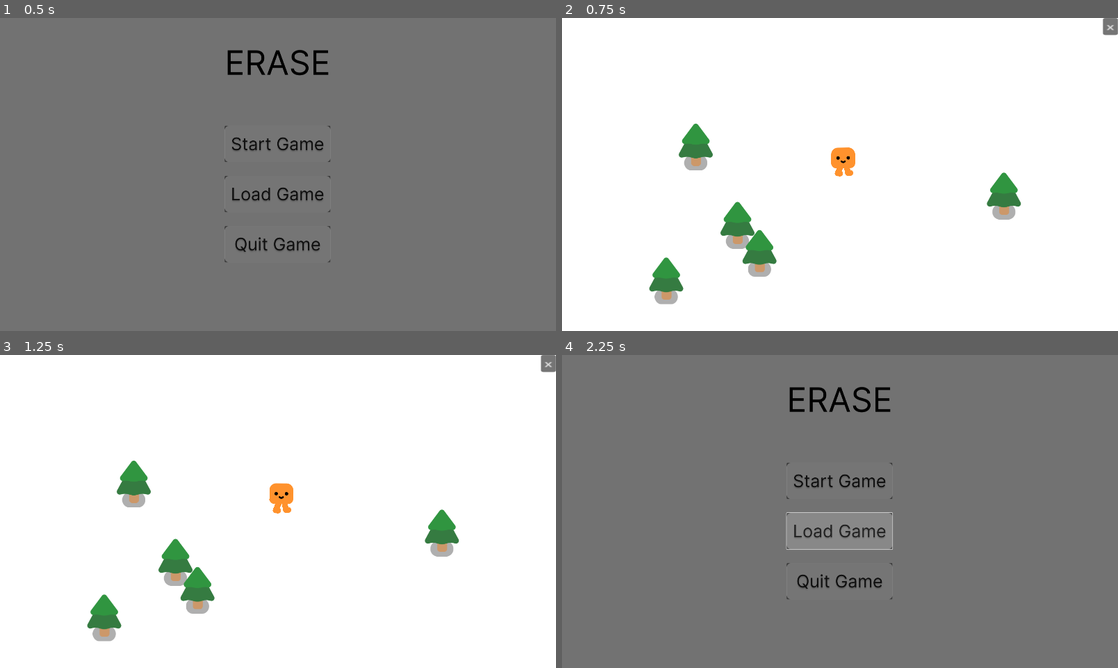
Above: before the commit, frames 1-4 (two rows, left to right).
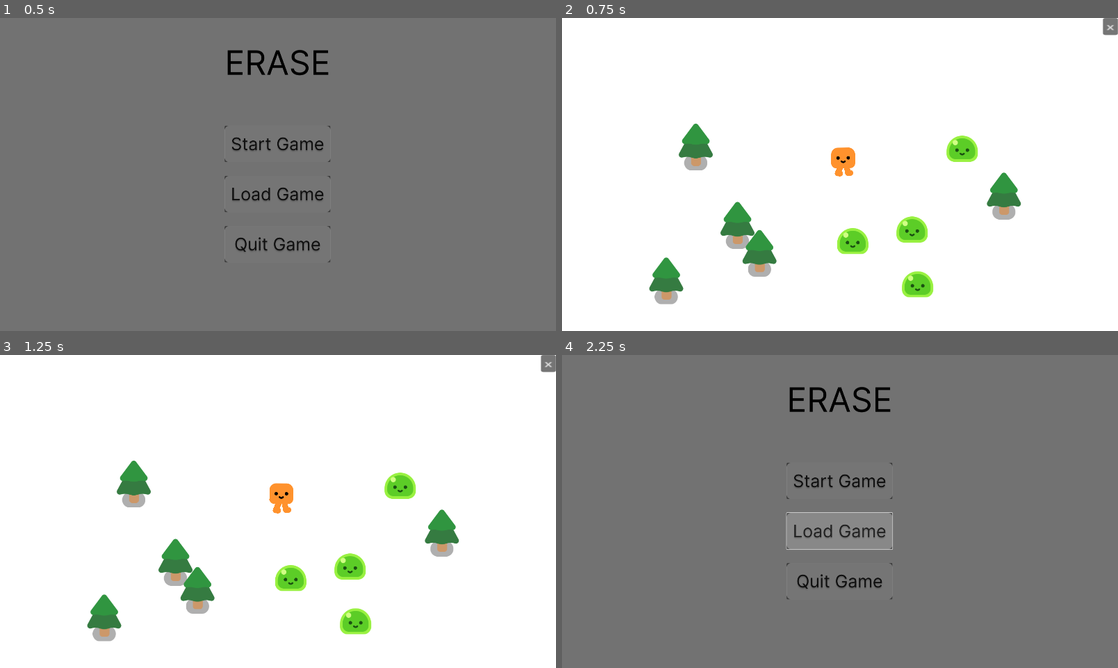
Above: after the commit, the same moments.

Repository: M1N4T0-K4N4E/Erase
Game: Godot game, scene res://TitleScreen.tscn
Two runs of this game, one before a commit and one after it. Both use one fixed random seed, a clock stepped at 60 frames per second and the inputs below.
Inputs (mouse positions are in pixels of both pictures, inside the frame that each line leads up to):
- Up to frame 1 (0.5 s): no input
- Up to frame 2 (0.75 s): click (840, 143) at 0.5 s
- Up to frame 3 (1.25 s): no input
- Up to frame 4 (2.25 s): click "x" at 1.25 s; click (840, 530) at 2 s

Frame 1 is identical in both runs. In frame 2, 1.6% of the frame differs, in the area x 49-75%, y 37-90%; in frame 3, 1.6%; in frame 4, nothing differs.
Error after the commit: Parse Error: Expected expression as the function argument. (res://Script/mob.gd:3)

Commit message:
rename player

Diff:
--- a/Asset/in_game_screen.tscn
+++ b/Asset/in_game_screen.tscn
@@ -1,8 +1,9 @@
-[gd_scene load_steps=4 format=3 uid="uid://byy2iemyrstap"]
+[gd_scene load_steps=5 format=3 uid="uid://byy2iemyrstap"]
 
 [ext_resource type="PackedScene" uid="uid://d36nh4yiri5c4" path="res://characters/player.tscn" id="1_2h7vx"]
 [ext_resource type="Script" uid="uid://v7pq7sf8oylo" path="res://Script/in_game_screen.gd" id="1_3426n"]
 [ext_resource type="PackedScene" uid="uid://pcth28bi0v6s" path="res://2d-project-start/trees/pine_tree.tscn" id="3_ds6o6"]
+[ext_resource type="PackedScene" uid="uid://bdtnk8f7sy8u3" path="res://characters/slime/mob_test.tscn" id="4_s8dgf"]
 
 [node name="InGameScreen" type="Node2D"]
 y_sort_enabled = true
@@ -37,4 +38,16 @@
 [node name="StaticBody2D5" parent="." instance=ExtResource("3_ds6o6")]
 position = Vector2(1526, 668)
 
+[node name="Mob_test" parent="." instance=ExtResource("4_s8dgf")]
+position = Vector2(1004, 806)
+
+[node name="Mob_test2" parent="." instance=ExtResource("4_s8dgf")]
+position = Vector2(1228, 955)
+
+[node name="Mob_test3" parent="." instance=ExtResource("4_s8dgf")]
+position = Vector2(1382, 487)
+
+[node name="Mob_test4" parent="." instance=ExtResource("4_s8dgf")]
+position = Vector2(1209, 766)
+
 [connection signal="pressed" from="Button" to="." method="_on_button_pressed"]
--- /dev/null
+++ b/Script/mob.gd
@@ -0,0 +1,8 @@
+extends CharacterBody2D
+
+var player = get_node(/root/InGameScreen/)
+
+func _physics_process(delta):
+	var direction = global_position.direction_to(player.global_position)
+	velocity = direction * 300.0
+	move_and_slide()
--- a/characters/player.tscn
+++ b/characters/player.tscn
@@ -5,7 +5,7 @@
 
 [sub_resource type="CircleShape2D" id="CircleShape2D_3426n"]
 
-[node name="CharacterBody2D" type="CharacterBody2D"]
+[node name="player" type="CharacterBody2D"]
 script = ExtResource("1_3eadt")
 
 [node name="HappyBoo" parent="." instance=ExtResource("2_tory2")]
--- /dev/null
+++ b/characters/slime/mob_test.tscn
@@ -0,0 +1,17 @@
+[gd_scene load_steps=4 format=3 uid="uid://bdtnk8f7sy8u3"]
+
+[ext_resource type="PackedScene" uid="uid://ogik4s70pgwl" path="res://characters/slime/slime.tscn" id="1_70va0"]
+[ext_resource type="Script" uid="uid://ddykdvja4qaxb" path="res://Script/mob.gd" id="1_mi70a"]
+
+[sub_resource type="CircleShape2D" id="CircleShape2D_mi70a"]
+radius = 44.0
+
+[node name="Mob_test" type="CharacterBody2D"]
+script = ExtResource("1_mi70a")
+
+[node name="CollisionShape2D" type="CollisionShape2D" parent="."]
+visible = false
+position = Vector2(0, -23)
+shape = SubResource("CircleShape2D_mi70a")
+
+[node name="Slime" parent="." instance=ExtResource("1_70va0")]
Not shown, added: Script/mob.gd.uid
Not shown, added: sword/slashing.aseprite.import
